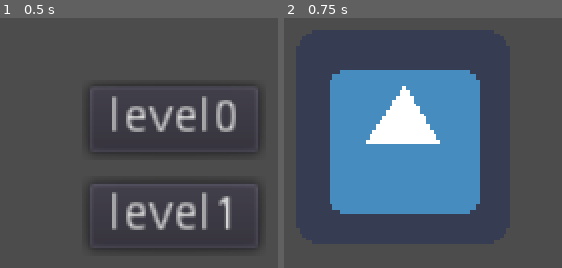
Above: before the commit, frames 1-2 (left to right).
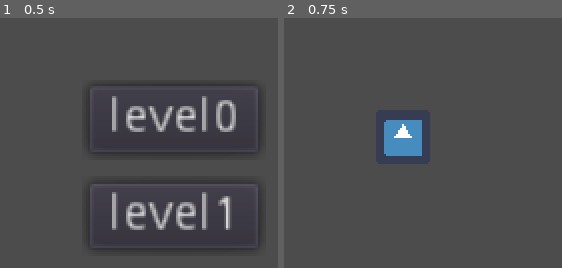
Above: after the commit, the same moments.

Repository: vlbeaudoin/godot-wildjam-38
Game: Godot game, scene res://main.tscn
The game is run twice, just before and just after one commit, with the same random seed, the same clock (stepped at 60 frames per second) and the same inputs. The engine's default icon, where the game draws it, is replaced by a stand-in: a white triangle on a blue panel in a dark square.
Inputs:
- Up to frame 1 (0.5 s): no input
- Up to frame 2 (0.75 s): click "level1" at 0.5 s

Frame 1 is identical in both runs. In frame 2, 30% of the frame differs, in the area x 16-71%, y 20-79%.

Commit message:
Reduce character size to 16x16

Diff:
--- a/actors/char.tscn
+++ b/actors/char.tscn
@@ -5,4 +5,5 @@
 [node name="char" type="KinematicBody2D"]
 
 [node name="sprite" type="Sprite" parent="."]
+scale = Vector2( 0.25, 0.25 )
 texture = ExtResource( 1 )
